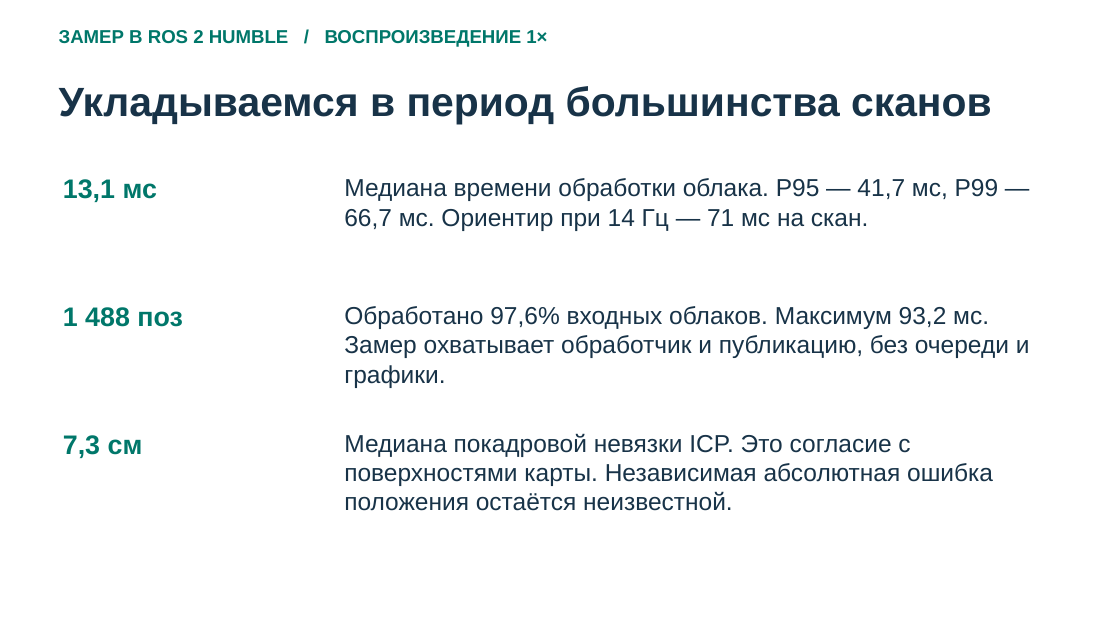
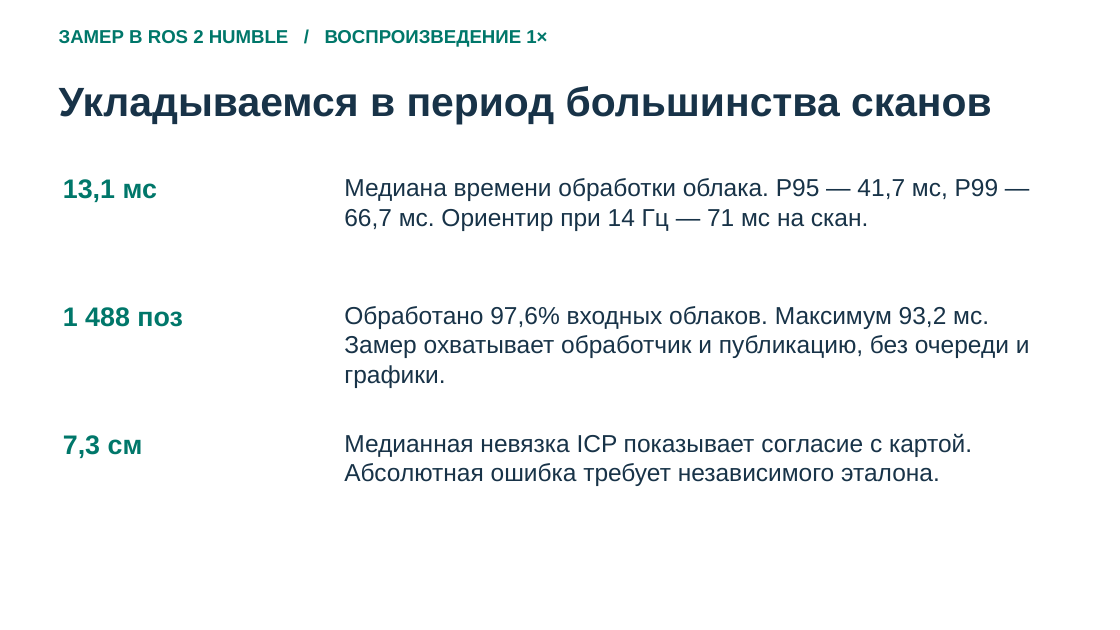
Before and after one commit to draizyyy/DogSLAM, a slide deck: slide 5 of DogSLAM-final.pptx. Drawn at 1120x630 pixels with LibreOffice and Linux fonts; fonts in the diff are those of the drawing. Boxes give left, top, right and bottom in pixels: in the first picture for what was removed or moved away, otherwise in the second. Text is boxed around its words. In the diff, an @@ line names an element or a change of style, - is before the commit and + after.

```diff
--- a/DogSLAM-final.pptx
+++ b/DogSLAM-final.pptx
@@ text at box(344, 433, 972, 486): text changed @@
-Медиана покадровой невязки ICP. Это согласие с поверхностями карты. Независимая абсолютная ошибка положения остаётся неизвестной.
+Медианная невязка ICP показывает согласие с картой. Абсолютная ошибка требует независимого эталона.
```
Also in this commit, not shown: 2 other slides changed, 4 other files.
